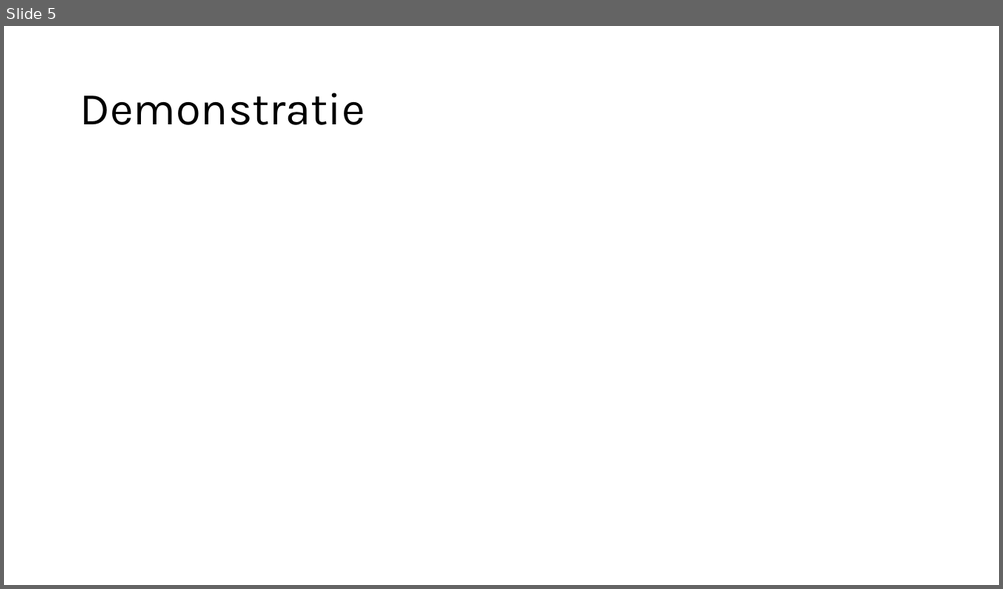
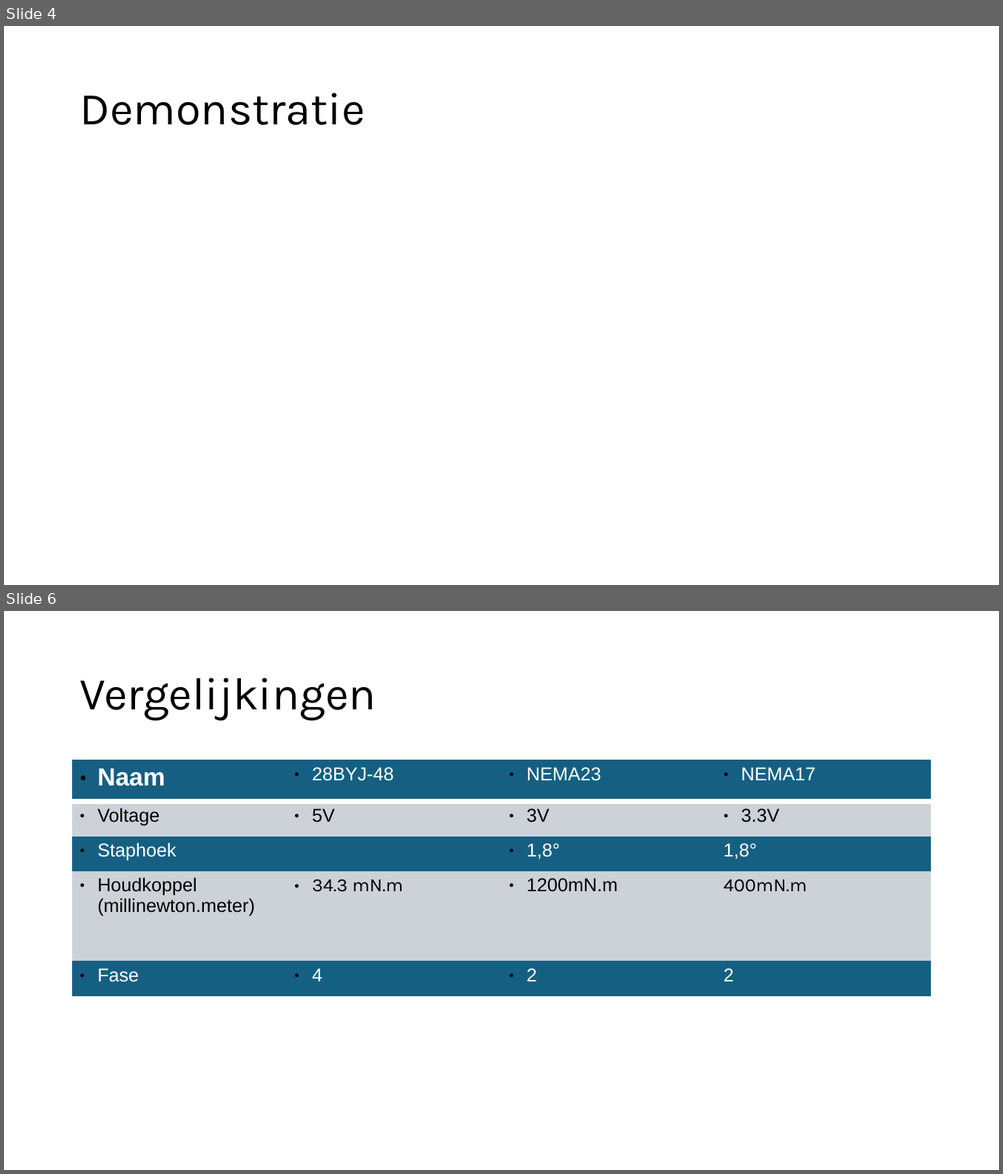
Before and after one commit to delamiro/Embedded-Stepper-Motor, a slide deck: docs/presentatie.odp. Shown one above the other, each under a label of ours: slide 5 before the commit, slides 4 and 6 after it; the slides between them are not shown. The pictures are 1003x589 and 1003x1174 pixels, drawn with LibreOffice and Linux fonts; fonts in the diff are those of the drawing. Boxes give left, top, right and bottom in pixels: in the first picture for what was removed or moved away, otherwise in the second. Text is boxed around its words. In the diff, an @@ line names an element or a change of style, - is before the commit and + after.

```diff
--- a/docs/presentatie.odp
+++ b/docs/presentatie.odp
@@ slide 6 added at (x1=4, y1=611, x2=999, y2=1170), background #FFFFFF @@
@@ title added at (x1=79, y1=678, x2=375, y2=721), 44 pt, text #000000 @@
+Vergelijkingen
@@ table added at (x1=73, y1=760, x2=930, y2=985), 5 rows, 4 columns @@
+Naam | 28BYJ-48 | NEMA23 | NEMA17
+Voltage | 5V | 3V | 3.3V
+Staphoek |  | 1,8° | 1,8°
+Houdkoppel (millinewton.meter) | 34.3 mN.m | 1200mN.m | 400mN.m
+Fase | 4 | 2 | 2
@@ what was slide 5 is now slide 4 @@
```
Also in this commit, not shown: 4 slides changed, 1 slide removed.
